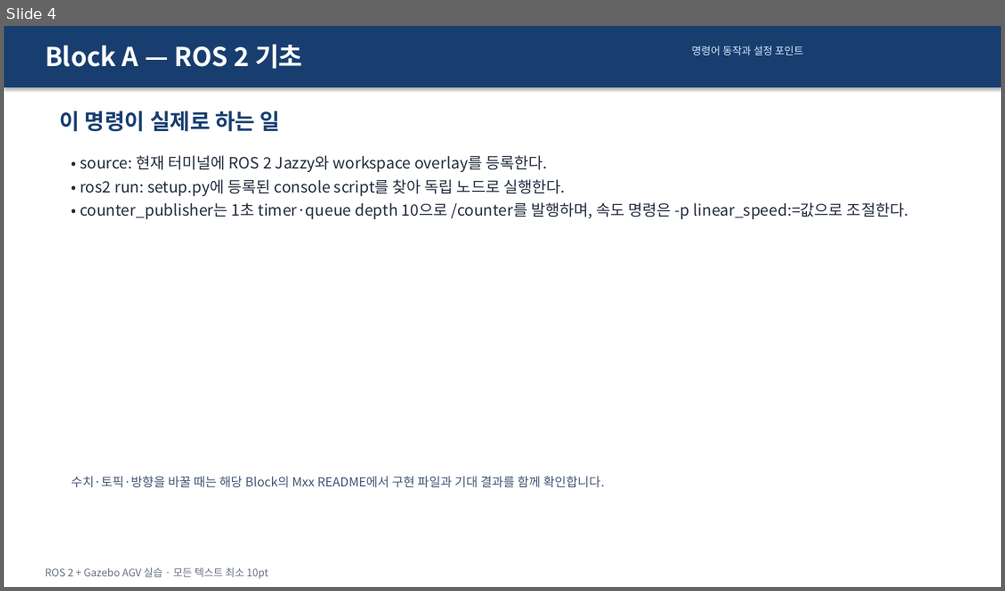
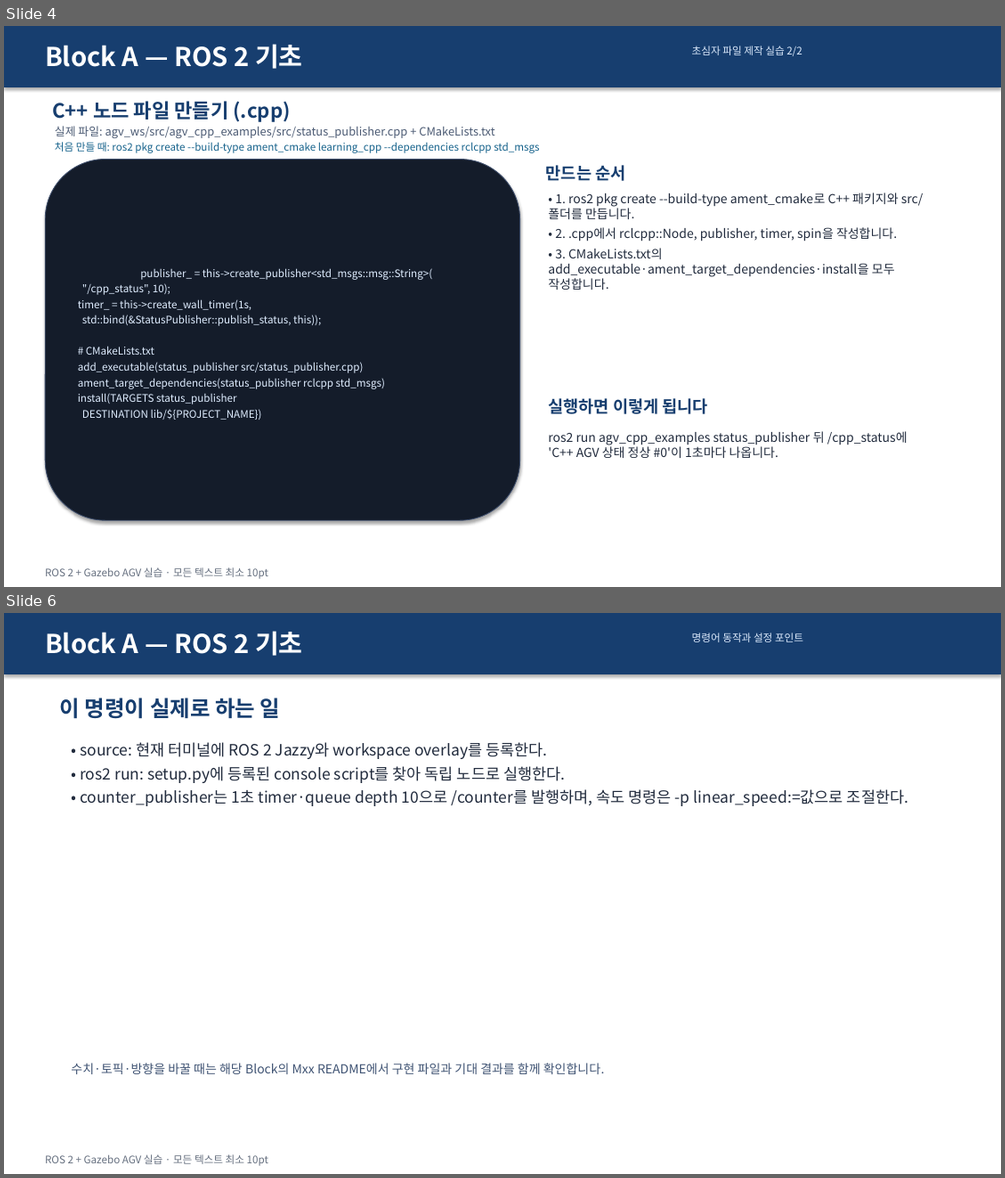
Before and after one commit to choimagon/ros2_curri, a slide deck: blocks/A_ros2_basics/Block_A_실습결과_명령어.pptx. Shown one above the other, each under a label of ours: slide 4 before the commit, slides 4 and 6 after it; the slides between them are not shown. The pictures are 1005x591 and 1005x1178 pixels, drawn with LibreOffice and Linux fonts; fonts in the diff are those of the drawing. Boxes give left, top, right and bottom in pixels: in the first picture for what was removed or moved away, otherwise in the second. Text is boxed around its words. In the diff, an @@ line names an element or a change of style, - is before the commit and + after.

Commit message:
Turn block presentations into beginner file creation lessons

```diff
--- a/blocks/A_ros2_basics/Block_A_실습결과_명령어.pptx
+++ b/blocks/A_ros2_basics/Block_A_실습결과_명령어.pptx
@@ slide 4 added at (x1=4, y1=26, x2=1001, y2=587), background #FFFFFF @@
@@ rectangle added at (x1=4, y1=26, x2=1001, y2=87), fill #173E6F @@
@@ text added at (x1=45, y1=44, x2=303, y2=69), 25 pt, text #FFFFFF, bold @@
+Block A — ROS 2 기초
@@ text added at (x1=692, y1=46, x2=801, y2=56), 10 pt, text #DCEAFC @@
+초심자 파일 제작 실습 2/2
@@ text added at (x1=52, y1=101, x2=291, y2=122), 19 pt, text #173E6F, bold @@
+C++ 노드 파일 만들기 (.cpp)
@@ text added at (x1=55, y1=126, x2=494, y2=138), 11 pt, text #4C5B74 @@
+실제 파일: agv_ws/src/agv_cpp_examples/src/status_publisher.cpp + CMakeLists.txt
@@ text added at (x1=55, y1=142, x2=539, y2=153), 10 pt, text #17638C @@
+처음 만들 때: ros2 pkg create --build-type ament_cmake learning_cpp --dependencies rclcpp std_msgs
@@ rounded rectangle added at (x1=45, y1=160, x2=520, y2=520), fill #141C2A, outline #40506E 0.75 pt, 10 pt, text #DFEDFF @@
+publisher_ = this->create_publisher<std_msgs::msg::String>(
+"/cpp_status", 10);
+timer_ = this->create_wall_timer(1s,
+std::bind(&StatusPublisher::publish_status, this));
+# CMakeLists.txt
+add_executable(status_publisher src/status_publisher.cpp)
+ament_target_dependencies(status_publisher rclcpp std_msgs)
+install(TARGETS status_publisher
+DESTINATION lib/${PROJECT_NAME})
@@ text added at (x1=546, y1=165, x2=625, y2=181), 16 pt, text #173E6F, bold @@
+만드는 순서
@@ text added at (x1=548, y1=192, x2=922, y2=289), 12 pt, text #212B3D @@
+• 1. ros2 pkg create --build-type ament_cmake로 C++ 패키지와 src/ 폴더를 만듭니다.
+• 2. .cpp에서 rclcpp::Node, publisher, timer, spin을 작성합니다.
+• 3. CMakeLists.txt의 add_executable·ament_target_dependencies·install을 모두 작성합니다.
@@ text added at (x1=548, y1=398, x2=708, y2=414), 16 pt, text #173E6F, bold @@
+실행하면 이렇게 됩니다
@@ text added at (x1=548, y1=431, x2=907, y2=458), 12 pt, text #212B3D @@
+ros2 run agv_cpp_examples status_publisher 뒤 /cpp_status에 'C++ AGV 상태 정상 #0'이 1초마다 나옵니다.
@@ text added at (x1=45, y1=567, x2=268, y2=579), 10 pt, text #667080 @@
+ROS 2 + Gazebo AGV 실습 · 모든 텍스트 최소 10pt
@@ what was slide 4 is now slide 6 @@
```
Also in this commit, not shown: 4 slides changed, 1 other slide added, 23 other files.
